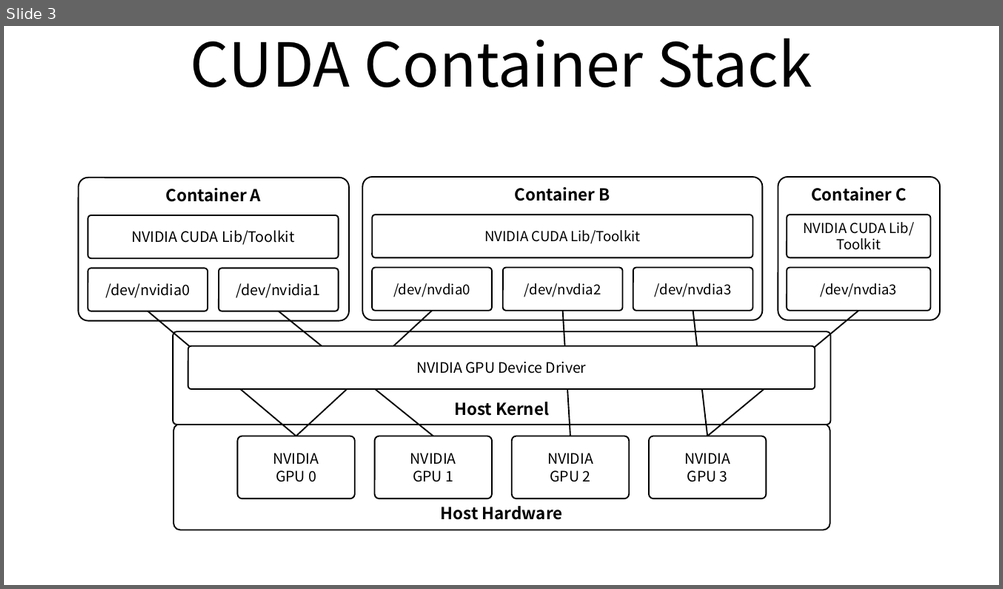
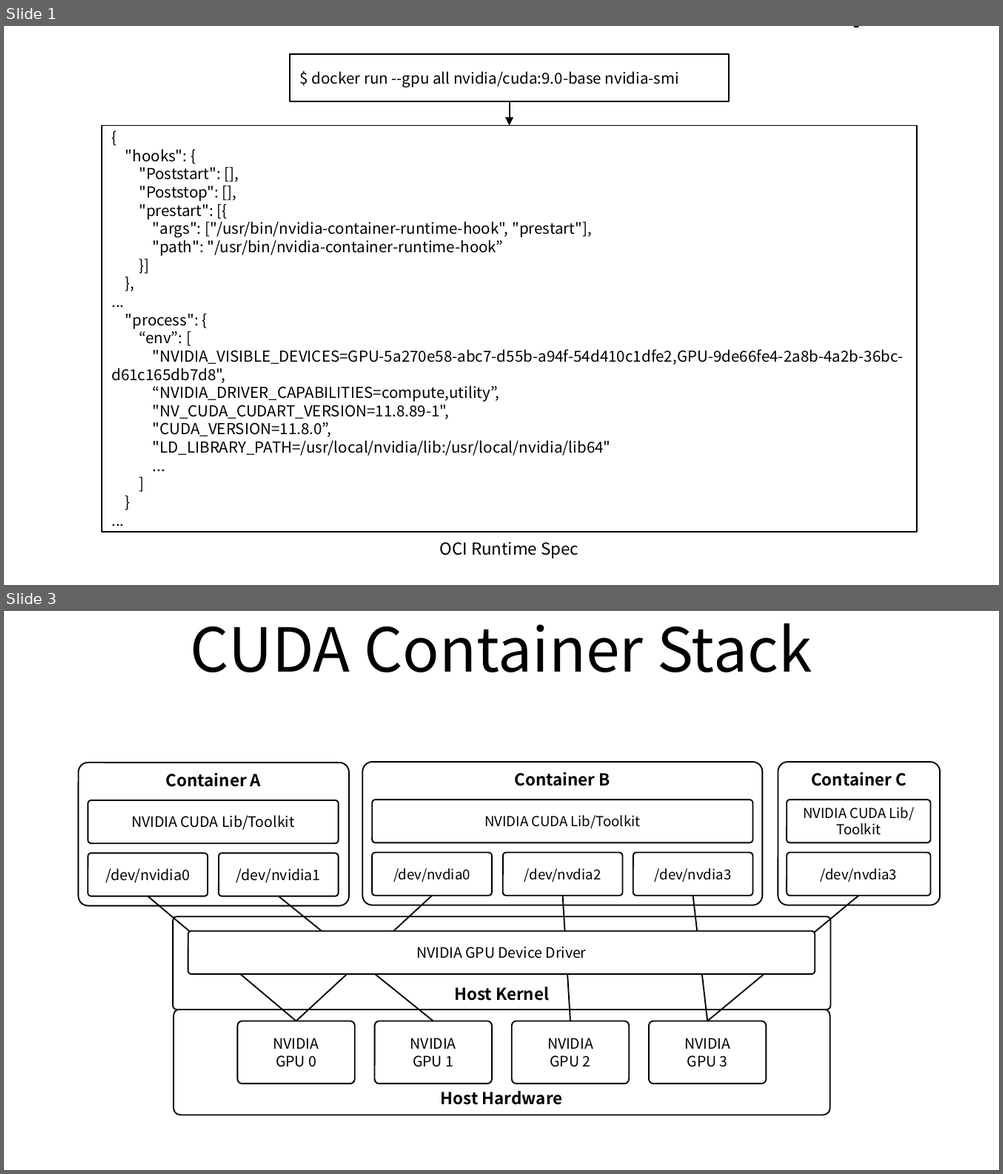
Before and after one commit to ssup2/blog-software, a slide deck: content/docs/theory-analysis/container-nvidia-gpu/images/images.pptx. Shown one above the other, each under a label of ours: slide 3 before the commit, slides 1 and 3 after it; the slides between them are not shown. The pictures are 1003x589 and 1003x1174 pixels, drawn with LibreOffice and Linux fonts; fonts in the diff are those of the drawing. Boxes give left, top, right and bottom in pixels: in the first picture for what was removed or moved away, otherwise in the second. Text is boxed around its words. In the diff, an @@ line names an element or a change of style, - is before the commit and + after.

```diff
--- a/content/docs/theory-analysis/container-nvidia-gpu/images/images.pptx
+++ b/content/docs/theory-analysis/container-nvidia-gpu/images/images.pptx
@@ slide 1 added at <box>4,26,999,585</box>, background #FFFFFF @@
@@ title added at <box>4,26,999,41</box>, 39.6 pt, text #000000 @@
+CUDA Container OCI Runtime Spec
@@ rounded rectangle added at <box>290,54,728,101</box>, fill #FFFFFF, outline #000000 1 pt, 11 pt, text #000000 @@
+$ docker run --gpu all nvidia/cuda:9.0-base nvidia-smi
@@ arrow added from (509, 101) to (509, 125), #000000 1 pt @@
@@ rounded rectangle added at <box>102,125,916,532</box>, fill #FFFFFF, outline #000000 1 pt, 11 pt, text #000000 @@
+{
+"hooks": {
+"Poststart": [],
+"Poststop": [],
+"prestart": [{
+"args": ["/usr/bin/nvidia-container-runtime-hook", "prestart"],
+"path": "/usr/bin/nvidia-container-runtime-hook”
+}]
+},
+...
+"process": {
+“env”: [
+"NVIDIA_VISIBLE_DEVICES=GPU-5a270e58-abc7-d55b-a94f-54d410c1dfe2,GPU-9de66fe4-2a8b-4a2b-36bc-d61c165db7d8",
+“NVIDIA_DRIVER_CAPABILITIES=compute,utility”,
+"NV_CUDA_CUDART_VERSION=11.8.89-1",
+"CUDA_VERSION=11.8.0”,
+"LD_LIBRARY_PATH=/usr/local/nvidia/lib:/usr/local/nvidia/lib64"
+...
+]
+}
+...
@@ text added at <box>440,542,578,559</box>, 12 pt, text #000000 @@
+OCI Runtime Spec
```
Also in this commit, not shown: 1 slide changed, 6 other files.
